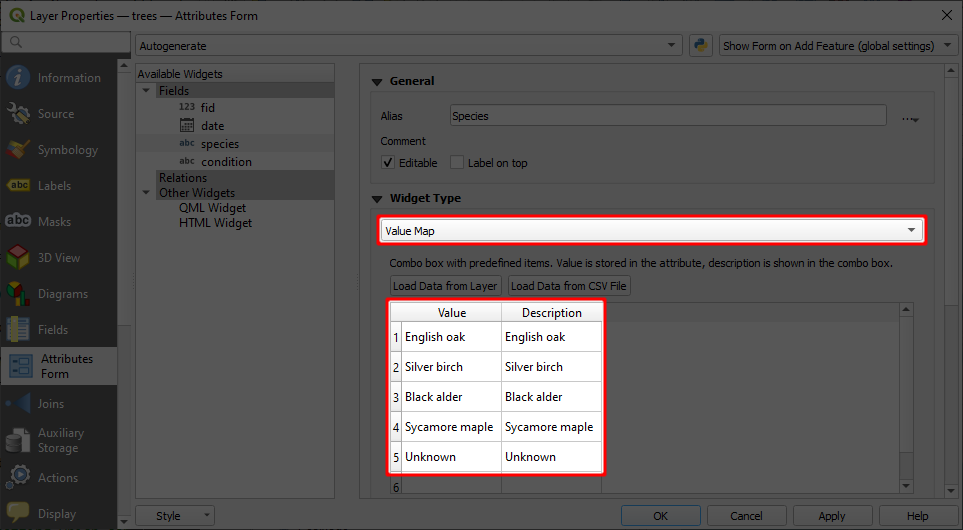
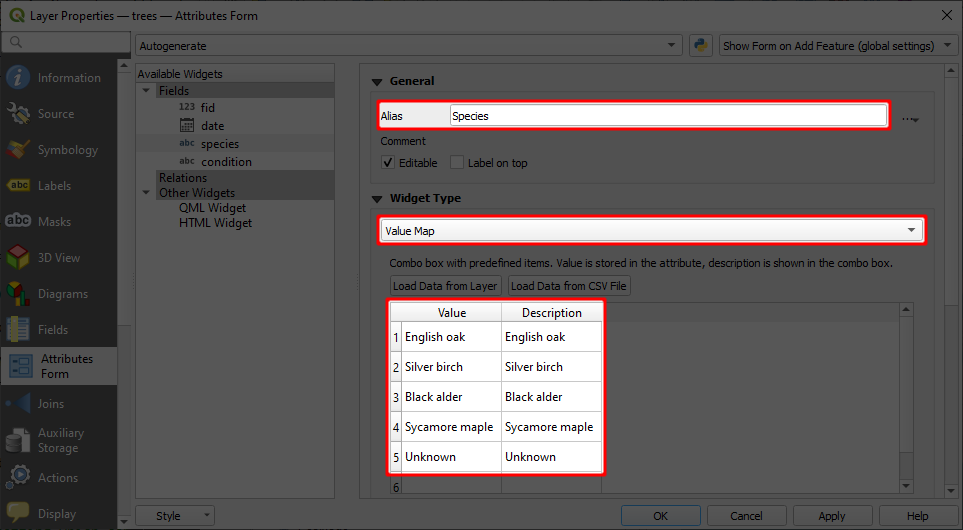
Layers edited between the first and the second 963×530 image:
painted on "Red" over [376, 99, 892, 131]
painted on "Black" over [378, 101, 890, 129]
